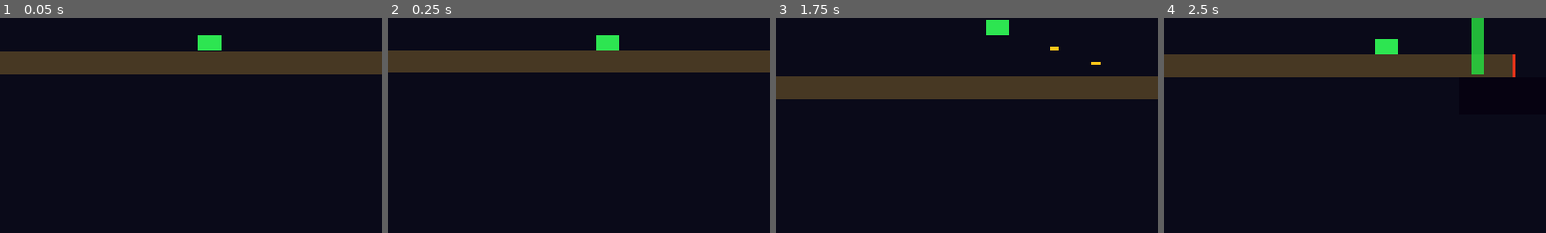
Above: before the commit, frames 1-4 (left to right).
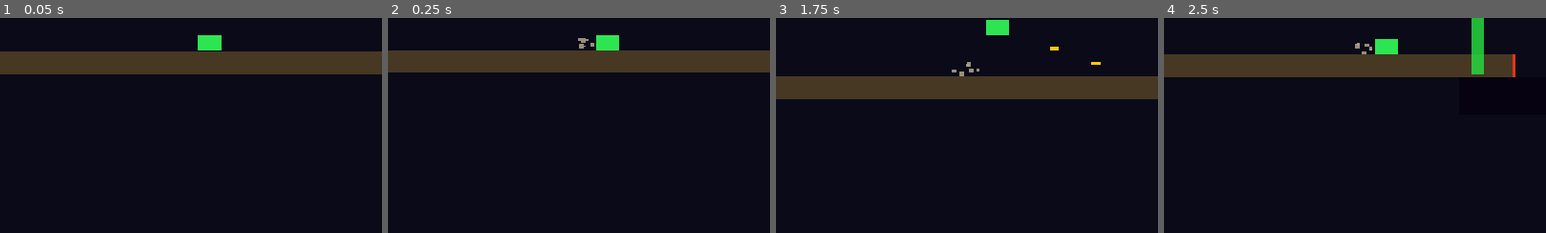
Above: after the commit, the same moments.

Repository: NGKsSystems/NGKs_Crater_Wardens-
Game: Godot game, scene res://scenes/level/test_lane.tscn
Two runs of this game, one before a commit and one after it. Both use one fixed random seed, a clock stepped at 60 frames per second and the inputs below.
Inputs:
- Up to frame 1 (0.05 s): no input
- Up to frame 2 (0.25 s): no input
- Up to frame 3 (1.75 s): tap Enter at 0.5 s; hold Space (jump) 0.53-1.28 s; hold Z (fire_forward) from 0.53 s (still down); tap R at 1.35 s; tap Space (jump) at 1.52, 1.55 s
- Up to frame 4 (2.5 s): tap Space (jump) at 1.82 s; release Z (fire_forward) at 2.03 s; hold Space (jump) from 2.03 s (still down)
The pictures show only the part of the screen within x 11-61%, y 50-100%; the shares and areas given below are measured in that part.

Frame 1 is identical in both runs. In frame 2, less than 0.1% of the frame differs, in the area x 49-54%, y 9-15%; in frame 3, 0.1%, in the area x 46-54%, y 20-28%; in frame 4, less than 0.1%.

Commit message:
Phase 7: VFX/Audio — VfxManager (CPUParticles2D pool), AudioManager (synth SFX), wired to all events

Diff:
--- a/project.godot
+++ b/project.godot
@@ -18,6 +18,8 @@
 PerformanceManager="*res://scripts/systems/PerformanceManager.gd"
 ObjectPoolManager="*res://scripts/systems/ObjectPoolManager.gd"
 ScoreManager="*res://scripts/systems/ScoreManager.gd"
+VfxManager="*res://scripts/systems/VfxManager.gd"
+AudioManager="*res://scripts/systems/AudioManager.gd"
 
 [display]
 
--- a/scripts/enemies/enemy_base.gd
+++ b/scripts/enemies/enemy_base.gd
@@ -40,6 +40,8 @@
 		return
 	if not area.has_meta("pool_key"):
 		return
+	VfxManager.spawn_impact(area.global_position)
+	AudioManager.play_hit()
 	_consume_projectile(area)
 	_hp -= 1
 	if _hp <= 0:
@@ -67,5 +69,7 @@
 # Called when HP reaches 0. Subclasses may override for FX.
 func _on_hit() -> void:
 	_active = false
+	VfxManager.spawn_explode(global_position)
+	AudioManager.play_explode()
 	hide()
 	ScoreManager.add_enemy_score(score_value)
--- a/scripts/level/checkpoint_marker.gd
+++ b/scripts/level/checkpoint_marker.gd
@@ -38,5 +38,7 @@
 	if not body is CharacterBody2D:
 		return
 	_triggered = true
+	VfxManager.spawn_checkpoint(global_position)
+	AudioManager.play_checkpoint()
 	checkpoint_reached.emit(checkpoint_index)
 	print("[CP%d] reached" % checkpoint_index)
--- a/scripts/level/stage_controller.gd
+++ b/scripts/level/stage_controller.gd
@@ -42,6 +42,7 @@
 	if _expected > total_checkpoints:
 		stage_complete = true
 		print("[Stage] *** STAGE COMPLETE — all %d checkpoints cleared! ***" % total_checkpoints)
+		AudioManager.play_stage_complete()
 		stage_complete_announced.emit()
 	else:
 		print("[Stage] Finish reached early — %d/%d checkpoints — ignored" % [_expected - 1, total_checkpoints])
--- a/scripts/player/rover_controller.gd
+++ b/scripts/player/rover_controller.gd
@@ -40,6 +40,7 @@
 	# Landing event
 	if on_floor and not _was_on_floor:
 		landed.emit()
+		VfxManager.spawn_poof(global_position)
 	_was_on_floor = on_floor
 
 	# Gravity
@@ -59,6 +60,8 @@
 		velocity.y    = -jump_force
 		_jump_held    = true
 		_jump_hold_timer = 0.0
+		VfxManager.spawn_poof(global_position)
+		AudioManager.play_jump()
 
 	# Jump hold
 	if _jump_held:
--- a/scripts/player/rover_weapon.gd
+++ b/scripts/player/rover_weapon.gd
@@ -52,6 +52,7 @@
 	if _timer_fwd > 0.0:
 		return
 	print("[Weapon] fire_forward")
+	AudioManager.play_fire()
 	_fire("projectile_forward", _SCENE_FWD, Vector2(speed_forward, 0.0), lifetime_forward, _muzzle_fwd)
 	_timer_fwd = cooldown_forward
 
@@ -61,6 +62,7 @@
 	if _timer_up > 0.0:
 		return
 	print("[Weapon] fire_up")
+	AudioManager.play_fire()
 	_fire("projectile_up", _SCENE_UP, Vector2(0.0, -speed_up), lifetime_up, _muzzle_up)
 	_timer_up = cooldown_up
 
--- /dev/null
+++ b/scripts/systems/AudioManager.gd
@@ -0,0 +1,124 @@
+extends Node
+
+# ============================================================
+# AudioManager.gd — NGKs Crater Wardens V1 (Godot 4)
+# Phase 7: VFX / Audio Polish
+# ============================================================
+# Responsibilities:
+#   - Synthesise all SFX at startup using AudioStreamWAV (no external files)
+#   - Expose fire/hit/explode/jump/checkpoint/stage_complete play methods
+#   - One AudioStreamPlayer per sound (stops & restarts on repeat)
+#
+# Synthesis runs in _ready() (load time only — zero gameplay cost)
+# All sounds <= 0.5 seconds — arcade-appropriate blips
+# Volume: -6 dB global, quieter for fire (-10 dB) to avoid spam
+# ============================================================
+
+const _RATE : int = 22050   # sample rate (Hz)
+
+var _players : Dictionary = {}   # name → AudioStreamPlayer
+
+
+func _ready() -> void:
+	_mk("fire",           _beep(820.0,  0.07, 0.40, "square"), -10.0)
+	_mk("hit",            _beep(310.0,  0.12, 0.55, "noise"),   -6.0)
+	_mk("explode",        _beep(110.0,  0.30, 0.65, "noise"),   -6.0)
+	_mk("jump",           _sweep(190.0, 520.0, 0.14, 0.45),     -6.0)
+	_mk("checkpoint",     _beep(1050.0, 0.20, 0.45, "sine"),    -6.0)
+	_mk("stage_complete", _chord([523.0, 659.0, 784.0], 0.42, 0.40), -4.0)
+
+
+func play_fire()           -> void: _play("fire")
+func play_hit()            -> void: _play("hit")
+func play_explode()        -> void: _play("explode")
+func play_jump()           -> void: _play("jump")
+func play_checkpoint()     -> void: _play("checkpoint")
+func play_stage_complete() -> void: _play("stage_complete")
+
+
+# ── internal helpers ─────────────────────────────────────────
+
+func _play(name: String) -> void:
+	var p = _players.get(name)
+	if p == null:
+		return
+	p.stop()
+	p.play()
+
+
+func _mk(name: String, stream: AudioStreamWAV, vol_db: float) -> void:
+	var p := AudioStreamPlayer.new()
+	p.stream    = stream
+	p.volume_db = vol_db
+	add_child(p)
+	_players[name] = p
+
+
+# Single-tone waveform with exponential decay envelope.
+# shape: "sine" | "square" | "noise"
+func _beep(freq: float, dur: float, vol: float, shape: String) -> AudioStreamWAV:
+	var n    := int(_RATE * dur)
+	var data := PackedByteArray()
+	data.resize(n * 2)
+	for i in n:
+		var t   : float = float(i) / _RATE
+		var env : float = 1.0 - pow(float(i) / n, 0.35)
+		var s   : float
+		match shape:
+			"sine":
+				s = sin(TAU * freq * t)
+			"square":
+				s = 1.0 if fmod(freq * t, 1.0) < 0.5 else -1.0
+			"noise":
+				s = randf() * 2.0 - 1.0
+			_:
+				s = sin(TAU * freq * t)
+		var v : int = int(clamp(s * env * vol, -1.0, 1.0) * 32767)
+		data[i * 2]     = v & 0xFF
+		data[i * 2 + 1] = (v >> 8) & 0xFF
+	return _wav(data)
+
+
+# Frequency sweep with phase accumulation (no aliasing).
+func _sweep(f0: float, f1: float, dur: float, vol: float) -> AudioStreamWAV:
+	var n     := int(_RATE * dur)
+	var data  := PackedByteArray()
+	data.resize(n * 2)
+	var phase : float = 0.0
+	for i in n:
+		var ratio : float = float(i) / n
+		var freq  : float = f0 + (f1 - f0) * ratio
+		var env   : float = 1.0 - pow(ratio, 0.5)
+		phase += TAU * freq / _RATE
+		var v : int = int(clamp(sin(phase) * env * vol, -1.0, 1.0) * 32767)
+		data[i * 2]     = v & 0xFF
+		data[i * 2 + 1] = (v >> 8) & 0xFF
+	return _wav(data)
+
+
+# Sum of sine waves at multiple frequencies (chord).
+func _chord(freqs: Array, dur: float, vol: float) -> AudioStreamWAV:
+	var n     := int(_RATE * dur)
+	var data  := PackedByteArray()
+	data.resize(n * 2)
+	var fc    : float = float(freqs.size())
+	for i in n:
+		var t   : float = float(i) / _RATE
+		var env : float = 1.0 - pow(float(i) / n, 0.28)
+		var s   : float = 0.0
+		for freq in freqs:
+			s += sin(TAU * float(freq) * t)
+		var v : int = int(clamp(s / fc * env * vol, -1.0, 1.0) * 32767)
+		data[i * 2]     = v & 0xFF
+		data[i * 2 + 1] = (v >> 8) & 0xFF
+	return _wav(data)
+
+
+# Assemble AudioStreamWAV from raw 16-bit mono PCM data.
+func _wav(data: PackedByteArray) -> AudioStreamWAV:
+	var w := AudioStreamWAV.new()
+	w.format   = AudioStreamWAV.FORMAT_16_BITS
+	w.stereo   = false
+	w.mix_rate = _RATE
+	w.data     = data
+	return w
--- /dev/null
+++ b/scripts/systems/VfxManager.gd
@@ -0,0 +1,101 @@
+extends Node
+
+# ============================================================
+# VfxManager.gd — NGKs Crater Wardens V1 (Godot 4)
+# Phase 7: VFX / Audio Polish
+# ============================================================
+# Responsibilities:
+#   - Pre-allocate two CPUParticles2D pools (small + large)
+#   - Spawn one-shot particle bursts at world positions
+#   - GL Compatibility safe — no shaders, no GPU particles
+#
+# Pool sizes: 4 small slots (impact/poof) + 4 large slots (explode/checkpoint)
+# Max particles per burst: small=6, large=14
+# All effects: one_shot=true, lifetime <= 0.5s
+# No per-call allocation — only value assignments on pooled nodes
+# ============================================================
+
+const _SMALL_COUNT : int = 4   # projectile impact, rover poof
+const _LARGE_COUNT : int = 4   # enemy explosion, checkpoint flash
+
+var _small     : Array = []    # Array[CPUParticles2D]
+var _large     : Array = []    # Array[CPUParticles2D]
+var _small_idx : int   = 0
+var _large_idx : int   = 0
+
+
+func _ready() -> void:
+	for i in _SMALL_COUNT:
+		_small.append(_make_pool_node(6, 0.3))
+	for i in _LARGE_COUNT:
+		_large.append(_make_pool_node(14, 0.5))
+
+
+func _make_pool_node(amount: int, lifetime: float) -> CPUParticles2D:
+	var p := CPUParticles2D.new()
+	p.emitting                = false
+	p.one_shot                = true
+	p.explosiveness           = 1.0
+	p.amount                  = amount
+	p.lifetime                = lifetime
+	p.spread                  = 180.0
+	p.gravity                 = Vector2(0.0, 220.0)
+	p.initial_velocity_min    = 60.0
+	p.initial_velocity_max    = 160.0
+	p.scale_amount_min        = 3.0
+	p.scale_amount_max        = 8.0
+	p.color                   = Color.WHITE
+	add_child(p)
+	return p
+
+
+func _get_small() -> CPUParticles2D:
+	var p : CPUParticles2D = _small[_small_idx]
+	_small_idx = (_small_idx + 1) % _SMALL_COUNT
+	return p
+
+
+func _get_large() -> CPUParticles2D:
+	var p : CPUParticles2D = _large[_large_idx]
+	_large_idx = (_large_idx + 1) % _LARGE_COUNT
+	return p
+
+
+# Small orange flash — projectile hits enemy
+func spawn_impact(pos: Vector2) -> void:
+	var p := _get_small()
+	p.global_position      = pos
+	p.color                = Color(1.0, 0.6, 0.1, 1.0)
+	p.initial_velocity_min = 80.0
+	p.initial_velocity_max = 200.0
+	p.restart()
+
+
+# Small grey dust cloud — rover jump or land
+func spawn_poof(pos: Vector2) -> void:
+	var p := _get_small()
+	p.global_position      = pos
+	p.color                = Color(0.7, 0.65, 0.55, 0.85)
+	p.initial_velocity_min = 30.0
+	p.initial_velocity_max = 90.0
+	p.restart()
+
+
+# Large orange/red burst — enemy death
+func spawn_explode(pos: Vector2) -> void:
+	var p := _get_large()
+	p.global_position      = pos
+	p.color                = Color(1.0, 0.3, 0.05, 1.0)
+	p.initial_velocity_min = 100.0
+	p.initial_velocity_max = 280.0
+	p.restart()
+
+
+# Large cyan flash — checkpoint triggered
+func spawn_checkpoint(pos: Vector2) -> void:
+	var p := _get_large()
+	p.global_position      = pos
+	p.color                = Color(0.15, 0.9, 0.95, 1.0)
+	p.initial_velocity_min = 60.0
+	p.initial_velocity_max = 160.0
+	p.restart()
Not shown, added: _proof/phase7_vfx_audio_20260324_010000.zip
